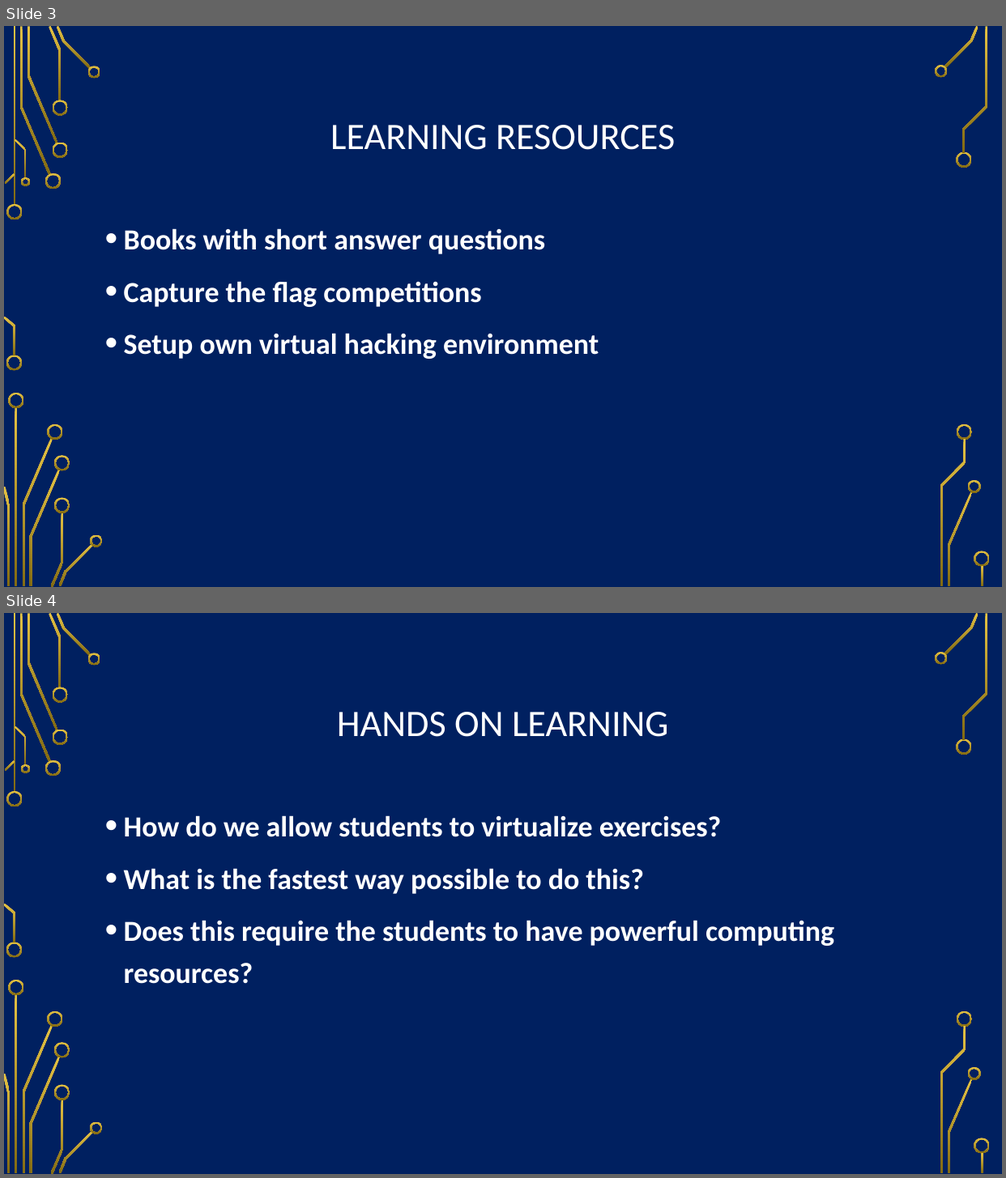
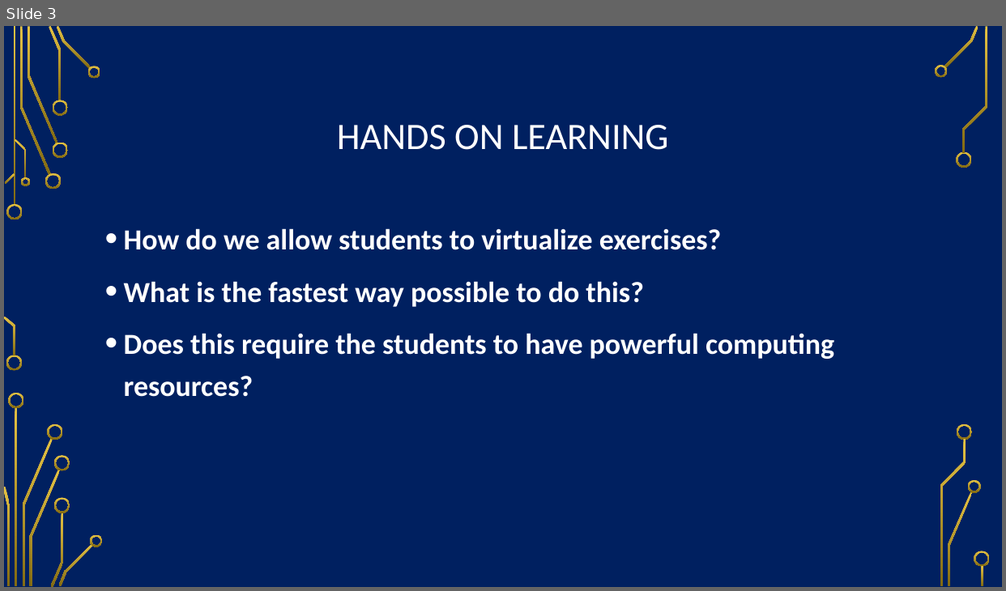
Before and after one commit to so87/Security-Lab-Manager, a slide deck: documentation/presentation.pptx. Shown one above the other, each under a label of ours: slides 3 and 4 before the commit, slide 3 after it. The pictures are 1006x1178 and 1006x591 pixels, drawn with LibreOffice and Linux fonts; fonts in the diff are those of the drawing; background and template pictures are left out. Boxes give left, top, right and bottom in pixels: in the first picture for what was removed or moved away, otherwise in the second. Text is boxed around its words. In the diff, an @@ line names an element or a change of style, - is before the commit and + after.

```diff
--- a/documentation/presentation.pptx
+++ b/documentation/presentation.pptx
@@ slide 3 removed at <box>4,26,1002,587</box>, background picture (left out); not listed: 36 template elements that a slide beside it also shows @@
@@ title removed at <box>330,125,675,150</box> @@
-LEARNING RESOURCES
@@ text removed at <box>124,228,599,359</box> @@
-• Books with short answer questions
-• Capture the flag competitions
-• Setup own virtual hacking environment
@@ what was slide 4 is now slide 3 @@
```
Also in this commit, not shown: 4 slides changed, 1 slide added, 11 other slides removed, 19 other files.
